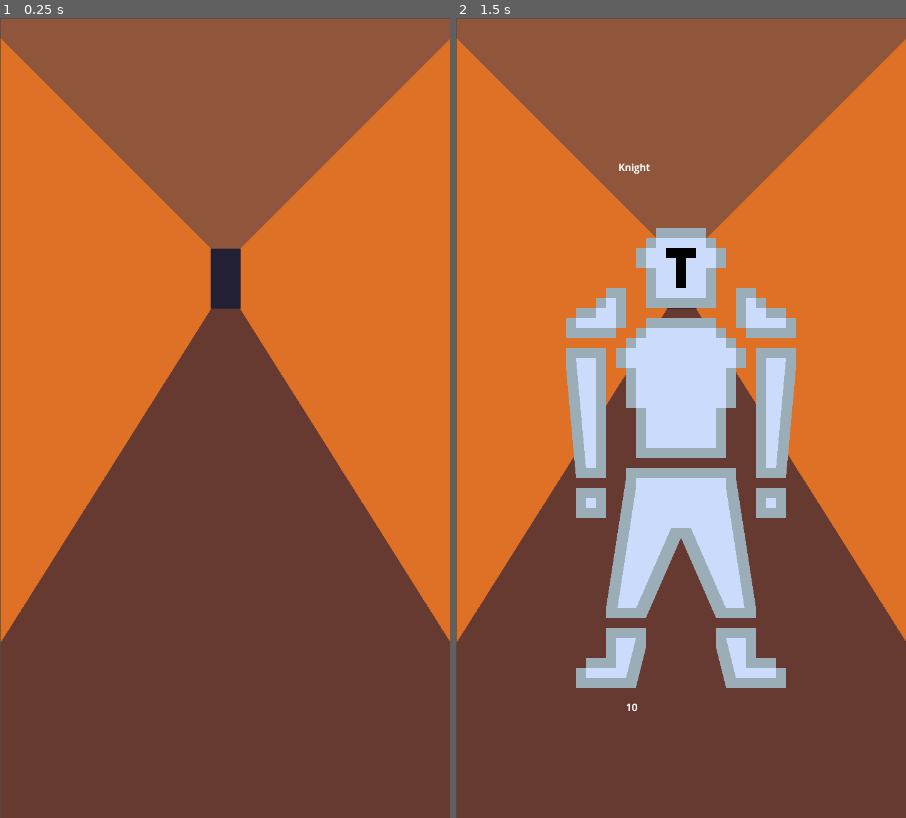
Above: before the commit, frames 1-2 (left to right).
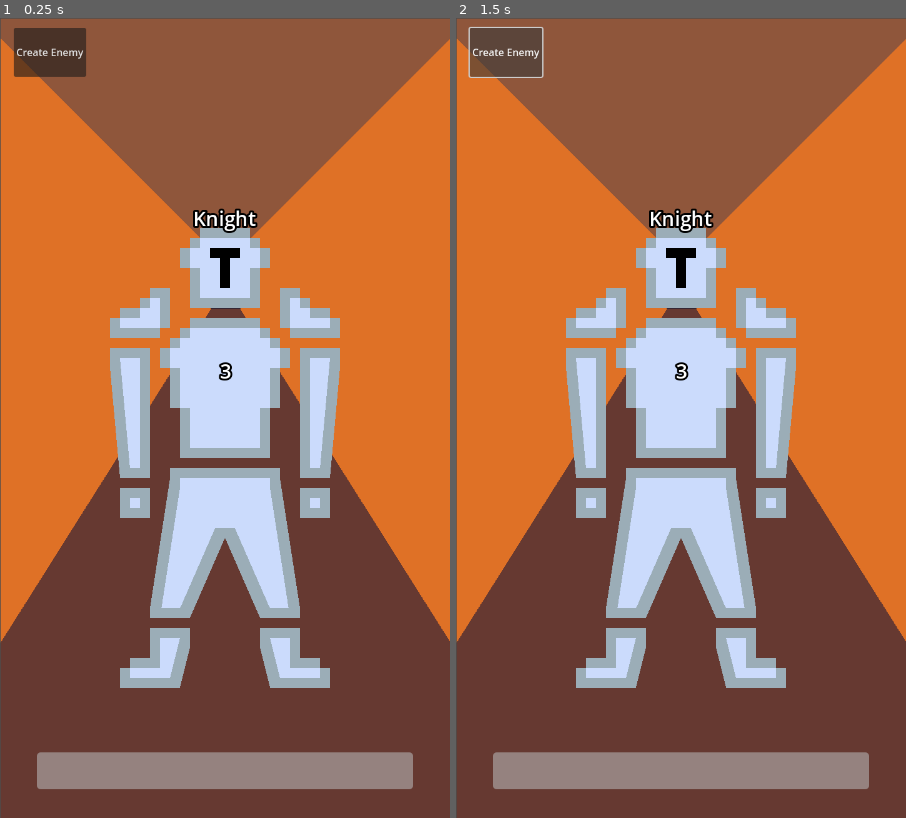
Above: after the commit, the same moments.

Repository: 3mhurley/swipe-of-fate
Game: Godot game, scene res://Scenes/main.tscn
The game is run twice, just before and just after one commit, with the same random seed, the same clock (stepped at 60 frames per second) and the same inputs. Before the commit the project starts from res://Scenes/tunnel.tscn.
Inputs:
- Up to frame 1 (0.25 s): no input
- Up to frame 2 (1.5 s): click "Create Enemy" at 0.5 s; click "Create Enemy" at 1.25 s

The runs differ from the first frame. In frame 1, 21% of the frame differs, in the area x 3-92%, y 1-97%; in frame 2, 5.4%.
Error after the commit: Parse Error: Too few arguments for "set_enemy_values()" call. Expected at least 3 but received 2. (res://Scripts/tunnel.gd:27)

Commit message:
Adjust scene layout and clean layering

Diff:
--- a/Scenes/main.tscn
+++ b/Scenes/main.tscn
@@ -1,15 +1,38 @@
-[gd_scene load_steps=2 format=3 uid="uid://cr1bdp6icg15g"]
+[gd_scene load_steps=4 format=3 uid="uid://cr1bdp6icg15g"]
 
 [ext_resource type="PackedScene" uid="uid://buy303q1o7s3" path="res://Scenes/tunnel.tscn" id="1_pnt8d"]
+[ext_resource type="Script" path="res://Scenes/player.gd" id="1_uelvu"]
+[ext_resource type="PackedScene" uid="uid://b8u8xelycr637" path="res://Sprites/enemy.tscn" id="2_roqx8"]
 
 [node name="Main" type="Node2D"]
 
 [node name="GameScreen" type="Node2D" parent="."]
 
 [node name="Player" type="Node2D" parent="GameScreen"]
+script = ExtResource("1_uelvu")
 
-[node name="Enemy" type="Node2D" parent="GameScreen"]
+[node name="CanvasLayer" type="CanvasLayer" parent="GameScreen/Player"]
+
+[node name="HealthBar" type="ProgressBar" parent="GameScreen/Player/CanvasLayer"]
+anchors_preset = 5
+anchor_left = 0.5
+anchor_right = 0.5
+offset_left = -301.0
+offset_top = 1175.0
+offset_right = 301.0
+offset_bottom = 1234.0
+grow_horizontal = 2
+max_value = 10.0
+step = 1.0
+value = 10.0
+rounded = true
+show_percentage = false
+
+[node name="Opponent" type="Node2D" parent="GameScreen"]
+
+[node name="Enemy" parent="GameScreen/Opponent" instance=ExtResource("2_roqx8")]
+enemy_max_health = null
 
 [node name="Map" type="Node2D" parent="GameScreen"]
 
-[node name="Tunnel" parent="." instance=ExtResource("1_pnt8d")]
+[node name="Tunnel" parent="GameScreen/Map" instance=ExtResource("1_pnt8d")]
--- /dev/null
+++ b/Scenes/player.gd
@@ -0,0 +1,25 @@
+@tool
+class_name Player extends Node2D
+
+@export var max_health: int = 10
+@export var health: int = 10
+
+func set_health(_health: int, _max_health: int) -> void:
+	max_health = _max_health
+	health = _health
+	update_health_bar()
+
+func update_health_bar() -> void:
+	if ($CanvasLayer/HealthBar as ProgressBar).max_value != max_health:
+		($CanvasLayer/HealthBar as ProgressBar).max_value = max_health
+	if ($CanvasLayer/HealthBar as ProgressBar).value != health:
+		($CanvasLayer/HealthBar as ProgressBar).value = health
+
+# Called when the node enters the scene tree for the first time.
+func _ready() -> void:
+	pass # Replace with function body.
+
+
+# Called every frame. 'delta' is the elapsed time since the previous frame.
+func _process(_delta: float) -> void:
+	update_health_bar()
--- a/Scenes/tunnel.tscn
+++ b/Scenes/tunnel.tscn
@@ -6,19 +6,19 @@
 [node name="Tunnel" type="Node2D"]
 script = ExtResource("1_3vofj")
 
-[node name="CanvasLayer" type="CanvasLayer" parent="."]
-
-[node name="Sprite2D" type="Sprite2D" parent="CanvasLayer"]
+[node name="Sprite2D" type="Sprite2D" parent="."]
 position = Vector2(361, 641)
 texture = ExtResource("1_chi24")
 
+[node name="CanvasLayer" type="CanvasLayer" parent="."]
+
 [node name="Spawn" type="Node2D" parent="CanvasLayer"]
 
-[node name="Button" type="Button" parent="."]
+[node name="Button" type="Button" parent="CanvasLayer"]
 offset_left = 22.0
 offset_top = 16.0
 offset_right = 138.0
 offset_bottom = 94.0
 text = "Create Enemy"
 
-[connection signal="pressed" from="Button" to="." method="_on_button_pressed"]
+[connection signal="pressed" from="CanvasLayer/Button" to="." method="_on_button_pressed"]
--- a/Scripts/enemy.gd
+++ b/Scripts/enemy.gd
@@ -3,6 +3,7 @@
 
 @export var enemy_name: String = "Enemy Name"
 @export var enemy_health: int = 3
+@export var enemy_max_health: int = 10
 @export var enemy_image_sprite: Node2D
 
 @onready var enemy_name_label: Label = $EnemyName/EnemyNameLabel
@@ -10,12 +11,13 @@
 
 # Called when the node enters the scene tree for the first time.
 func _ready() -> void:
-	set_enemy_values(enemy_name, enemy_health)
+	set_enemy_values(enemy_name, enemy_health, enemy_max_health)
 	visible = false
 
-func set_enemy_values(_name: String, _health: int):
+func set_enemy_values(_name: String, _health: int, _max_health: int):
 	enemy_name = _name
 	enemy_health = _health
+	enemy_max_health = _max_health
 	#enemy_image_sprite = _sprite
 
 	_update_graphics()
@@ -26,6 +28,11 @@
 	if enemy_health_label.get_text() != str(enemy_health):
 		enemy_health_label.set_text(str(enemy_health))
 
+	# if ($CanvasLayer/HealthBar as ProgressBar).value != health:
+	# 	($CanvasLayer/HealthBar as ProgressBar).value = health
+	# if ($CanvasLayer/HealthBar as ProgressBar).max_value != max_health:
+	# 	($CanvasLayer/HealthBar as ProgressBar).max_value = max_health
+
 # Called every frame. 'delta' is the elapsed time since the previous frame.
 func _process(_delta: float) -> void:
 	_update_graphics()
--- a/Scripts/tunnel.gd
+++ b/Scripts/tunnel.gd
@@ -1,18 +1,28 @@
 extends Node2D
+
+@export var min_enemy_health: int = 5
+@export var max_enemy_health: int = 10
+@export var enemy_names: Array = ["Rosstoff", "Yanderin", "Welcox", "Anderan", "Dwellin"]
 
 @onready var enemy_scene: PackedScene = preload("res://Sprites/enemy.tscn")
 
 @onready var spawn_point = $CanvasLayer/Spawn
+@onready var rng = RandomNumberGenerator.new()
+
 # Called when the node enters the scene tree for the first time.
 func _ready() -> void:
 	pass # Replace with function body.
 
 # Called every frame. 'delta' is the elapsed time since the previous frame.
-func _process(delta: float) -> void:
+func _process(_delta: float) -> void:
 	pass
 
 func _on_button_pressed() -> void:
+
 	var enemy: Enemy = enemy_scene.instantiate()
+	var enemy_name: String = enemy_names.pick_random()
+	var enemy_health: int = rng.randi_range(min_enemy_health, max_enemy_health)
+
 	spawn_point.add_child(enemy)
-	enemy.set_enemy_values("Knight", 10)
+	enemy.set_enemy_values(enemy_name, enemy_health)
 	enemy.visible = true
--- a/Sprites/enemy.tscn
+++ b/Sprites/enemy.tscn
@@ -1,9 +1,22 @@
-[gd_scene load_steps=3 format=3 uid="uid://b8u8xelycr637"]
+[gd_scene load_steps=5 format=3 uid="uid://b8u8xelycr637"]
 
 [ext_resource type="Script" path="res://Scripts/enemy.gd" id="1_be3yf"]
 [ext_resource type="Texture2D" uid="uid://bq44x74cvr6wy" path="res://Sprites/Sprite-0001.png" id="1_voubp"]
 
+[sub_resource type="LabelSettings" id="LabelSettings_k216e"]
+font_size = 32
+outline_size = 12
+outline_color = Color(0, 0, 0, 1)
+shadow_size = 12
+
+[sub_resource type="LabelSettings" id="LabelSettings_cloac"]
+font_size = 32
+outline_size = 12
+outline_color = Color(0, 0, 0, 1)
+shadow_size = 12
+
 [node name="Enemy" type="Node2D"]
+visible = false
 script = ExtResource("1_be3yf")
 enemy_name = "Knight"
 
@@ -19,11 +32,14 @@
 anchors_preset = -1
 anchor_right = 0.229167
 anchor_bottom = 0.0515625
-offset_left = 260.0
-offset_top = 227.0
-offset_right = 300.0
-offset_bottom = 250.0
+offset_left = 257.0
+offset_top = 276.0
+offset_right = 297.0
+offset_bottom = 299.0
 text = "Knight"
+label_settings = SubResource("LabelSettings_k216e")
+horizontal_alignment = 1
+vertical_alignment = 1
 metadata/_edit_use_anchors_ = true
 
 [node name="EnemyHealth" type="Node" parent="."]
@@ -32,11 +48,14 @@
 anchors_preset = -1
 anchor_right = 0.173611
 anchor_bottom = 0.0617188
-offset_left = 272.0
-offset_top = 1091.0
-offset_right = 312.0
-offset_bottom = 1114.0
+offset_left = 279.0
+offset_top = 514.0
+offset_right = 319.0
+offset_bottom = 537.0
 text = "3"
+label_settings = SubResource("LabelSettings_cloac")
+horizontal_alignment = 1
+vertical_alignment = 1
 metadata/_edit_use_anchors_ = true
 
 [node name="EnemyAttack" type="Node" parent="."]
--- a/project.godot
+++ b/project.godot
@@ -11,7 +11,7 @@
 [application]
 
 config/name="Swipe of Fate"
-run/main_scene="res://Scenes/tunnel.tscn"
+run/main_scene="res://Scenes/main.tscn"
 config/features=PackedStringArray("4.3", "Mobile")
 config/icon="res://icon.svg"
 
